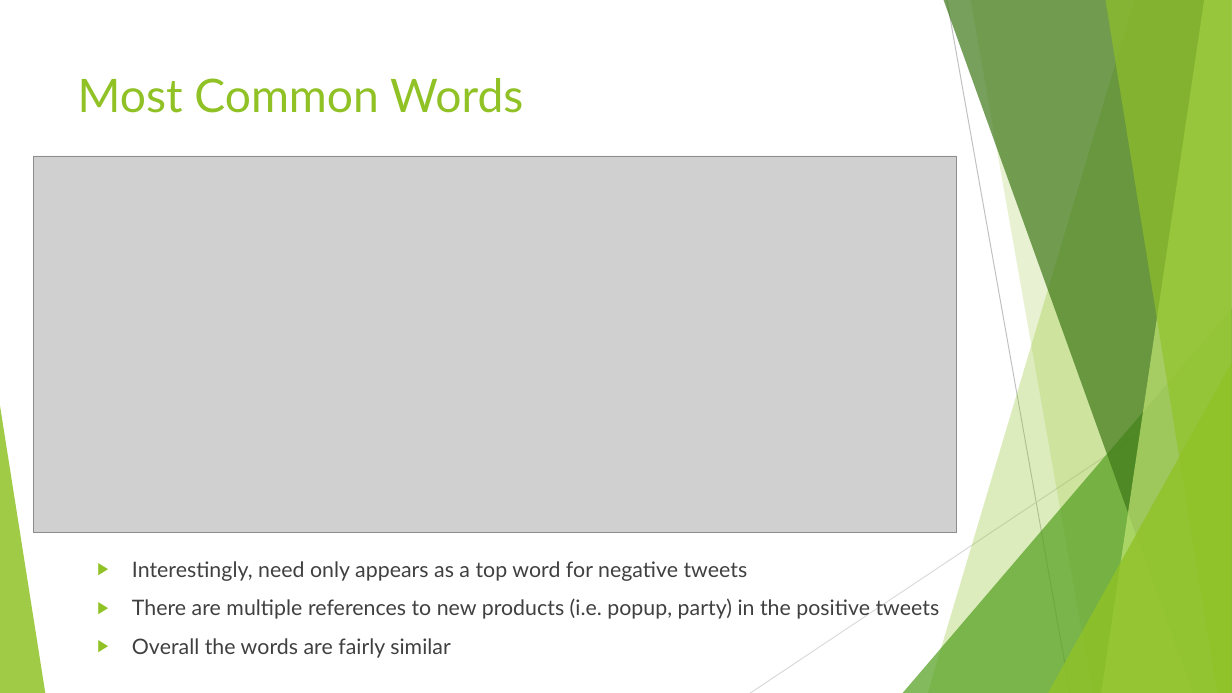
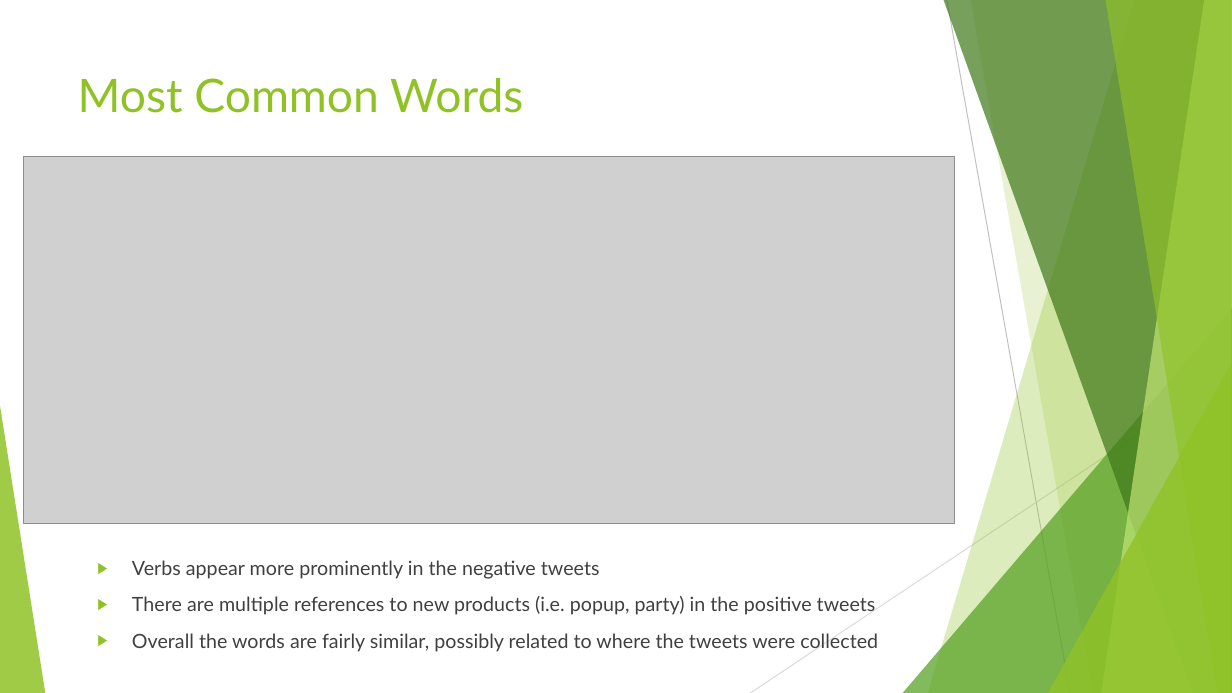
Before and after one commit to charsarb/mod-4-project, a slide deck: slide 6 of Modeling Tweet Sentiment.pptx (slide 5 before the commit). Drawn at 1232x693 pixels with LibreOffice and Linux fonts; fonts in the diff are those of the drawing; grey boxes stand for pictures. Boxes give left, top, right and bottom in pixels: in the first picture for what was removed or moved away, otherwise in the second. Text is boxed around its words. In the diff, an @@ line names an element or a change of style, - is before the commit and + after.

```diff
--- a/Modeling Tweet Sentiment.pptx
+++ b/Modeling Tweet Sentiment.pptx
@@ picture: place and size @@
-picture at [33, 156, 957, 533]
+picture at [23, 156, 955, 524]
@@ text at [132, 560, 600, 579]: text changed; size 16.6 to 15.3 pt @@
-▶ Interestingly, need only appears as a top word for negative tweets
+▶ Verbs appear more prominently in the negative tweets
@@ text at [132, 596, 876, 615]: size 16.6 to 15.3 pt in "There are multiple references to new products ..." @@
@@ text at [132, 633, 878, 652]: text changed; size 16.6 to 15.3 pt @@
-▶ Overall the words are fairly similar
+▶ Overall the words are fairly similar, possibly related to where the tweets were collected
```
Also in this commit, not shown: 5 other slides changed, 2 slides added, 12 other files.
